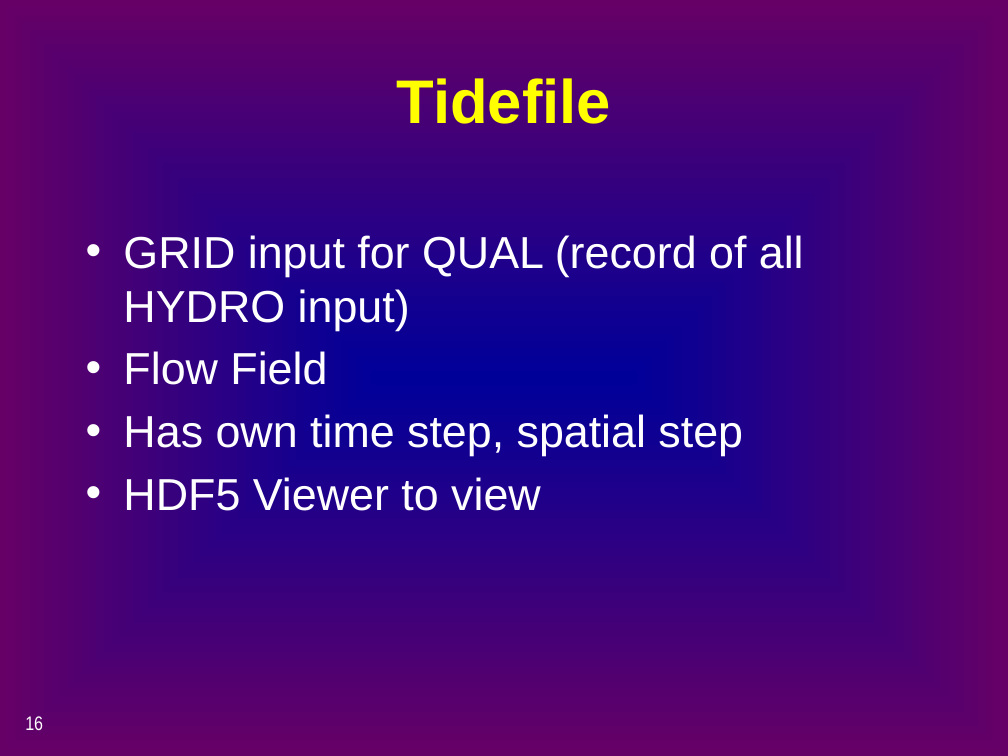
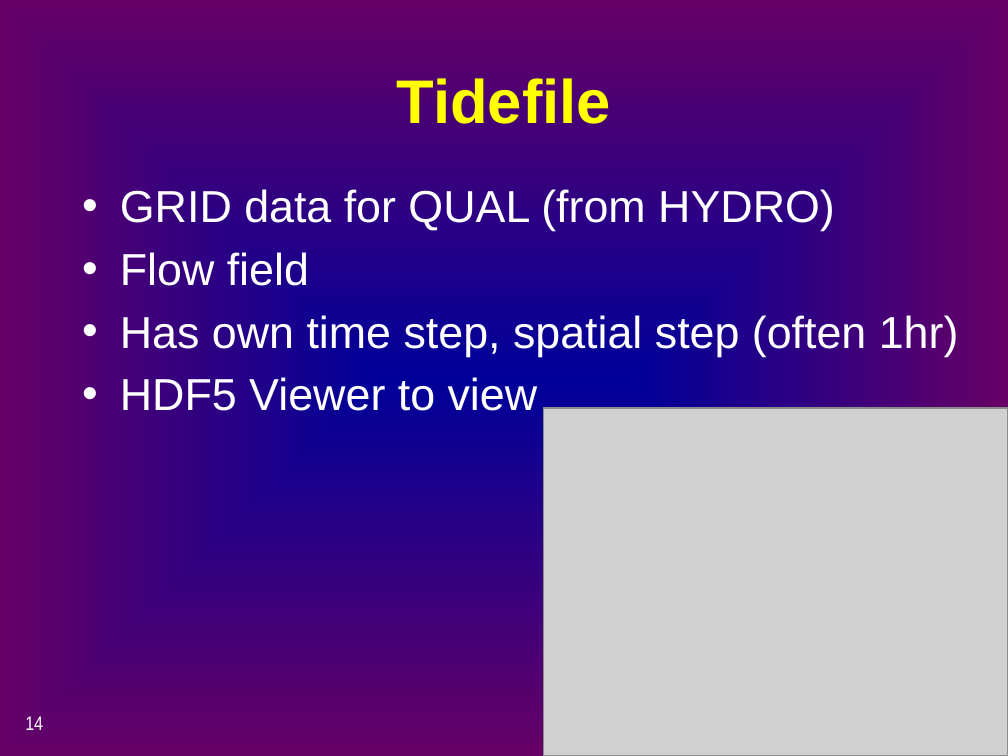
Before and after one commit to CADWRDeltaModeling/dsm2, a slide deck: slide 14 of dsm2/presentations/p4_simulation_data.pptx (slide 16 before the commit). Drawn at 1008x756 pixels with LibreOffice and Linux fonts; fonts in the diff are those of the drawing; grey boxes stand for pictures. Boxes give left, top, right and bottom in pixels: in the first picture for what was removed or moved away, otherwise in the second. Text is boxed around its words. In the diff, an @@ line names an element or a change of style, - is before the commit and + after.

```diff
--- a/dsm2/presentations/p4_simulation_data.pptx
+++ b/dsm2/presentations/p4_simulation_data.pptx
@@ text "GRID data for QUAL (from ...": place and size @@
-text "GRID data for QUAL (from ..." at (123,235,804,511)
+text "GRID data for QUAL (from ..." at (120,189,959,411)
@@ text at (120,189,959,357): text changed @@
-• GRID input for QUAL (record of all HYDRO input)
-• Flow Field
-• Has own time step, spatial step
+• GRID data for QUAL (from HYDRO)
+• Flow field
+• Has own time step, spatial step (often 1hr)
@@ picture added at (543,408,1008,756) @@
@@ page number at (25,716,43,730): text changed @@
-16
+14
```
Also in this commit, not shown: 9 other slides changed, 3 slides added, 6 slides removed.
